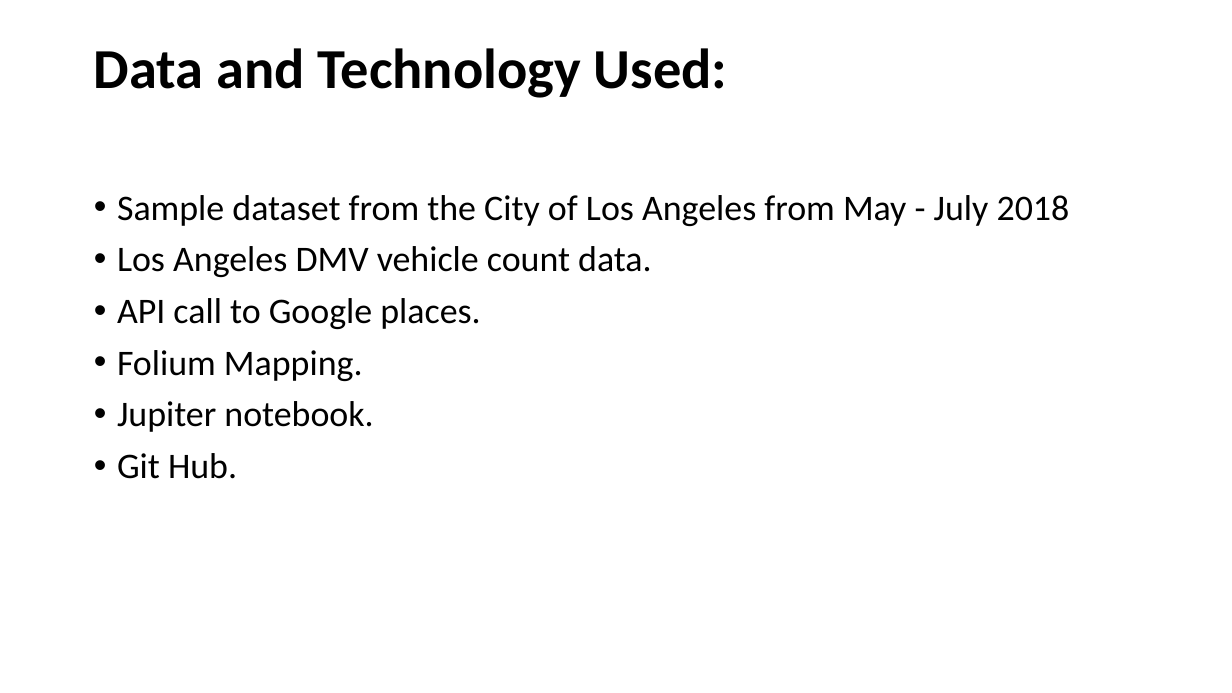
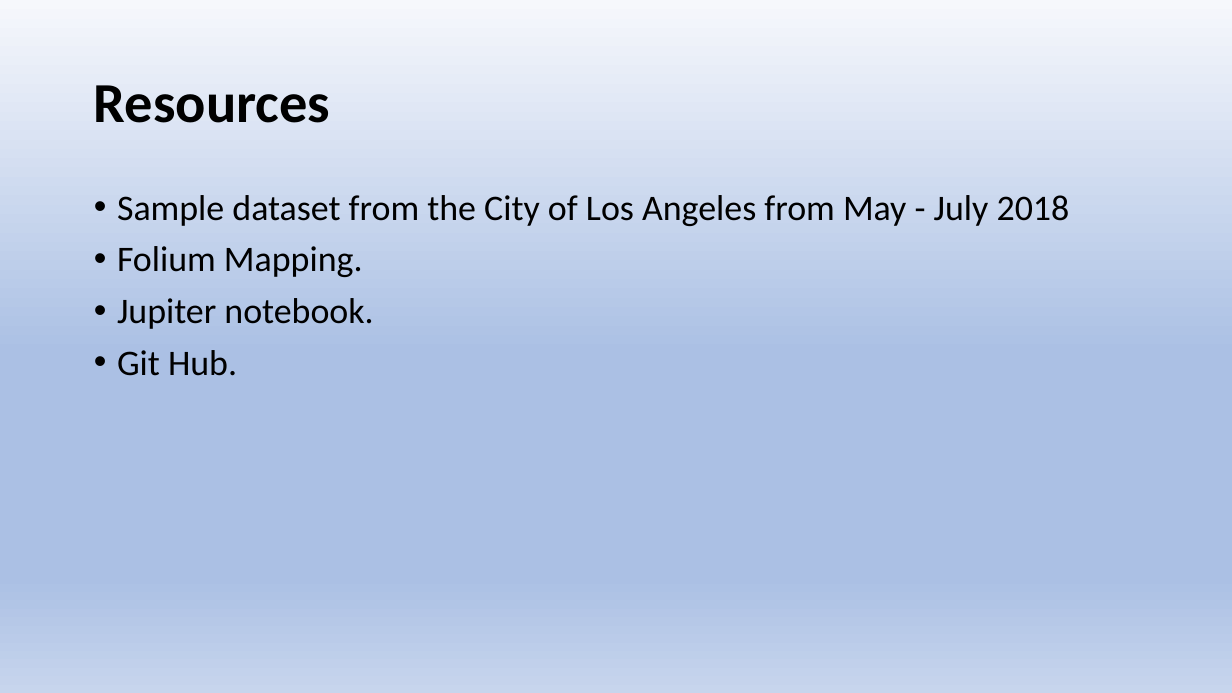
Before and after one commit to chele0630/Team3_Project1, a slide deck: slide 5 of Citation_Py_PPT.pptx (slide 3 before the commit). Drawn at 1232x693 pixels with LibreOffice and Linux fonts; fonts in the diff are those of the drawing. Boxes give left, top, right and bottom in pixels: in the first picture for what was removed or moved away, otherwise in the second. Text is boxed around its words. In the diff, an @@ line names an element or a change of style, - is before the commit and + after.

```diff
--- a/Citation_Py_PPT.pptx
+++ b/Citation_Py_PPT.pptx
@@ background #FFFFFF to gradient #F6F8FC to #ABC0E4 to #C7D5ED @@
@@ title at (x1=94, y1=85, x2=330, y2=123): text changed @@
-Data and Technology Used:
+Resources
@@ text at (x1=117, y1=246, x2=652, y2=329): paragraphs removed @@
-• Los Angeles DMV vehicle count data.
-• API call to Google places.
```
Also in this commit, not shown: 8 other slides changed, 12 slides added, 8 slides removed.
